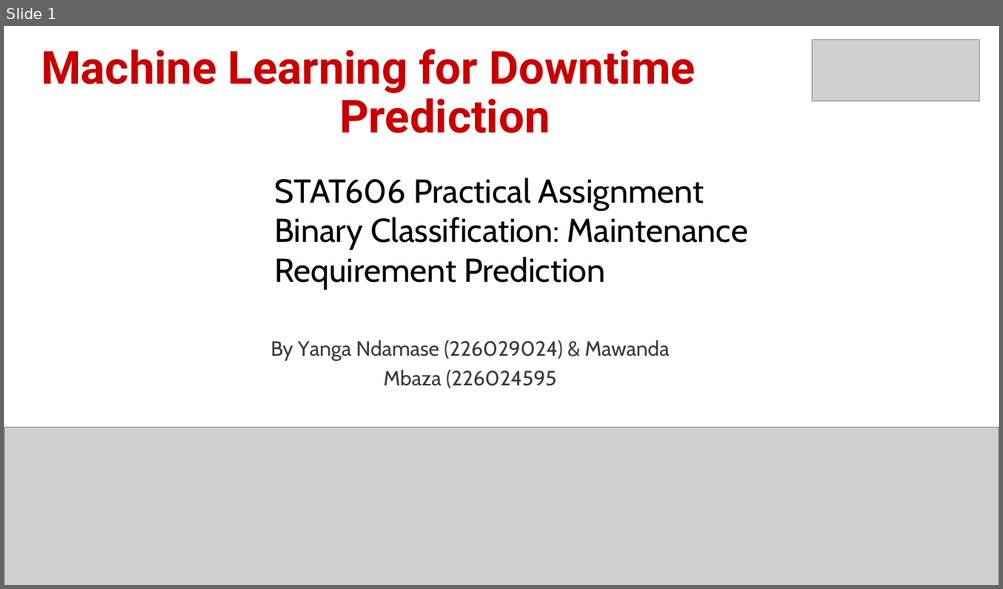
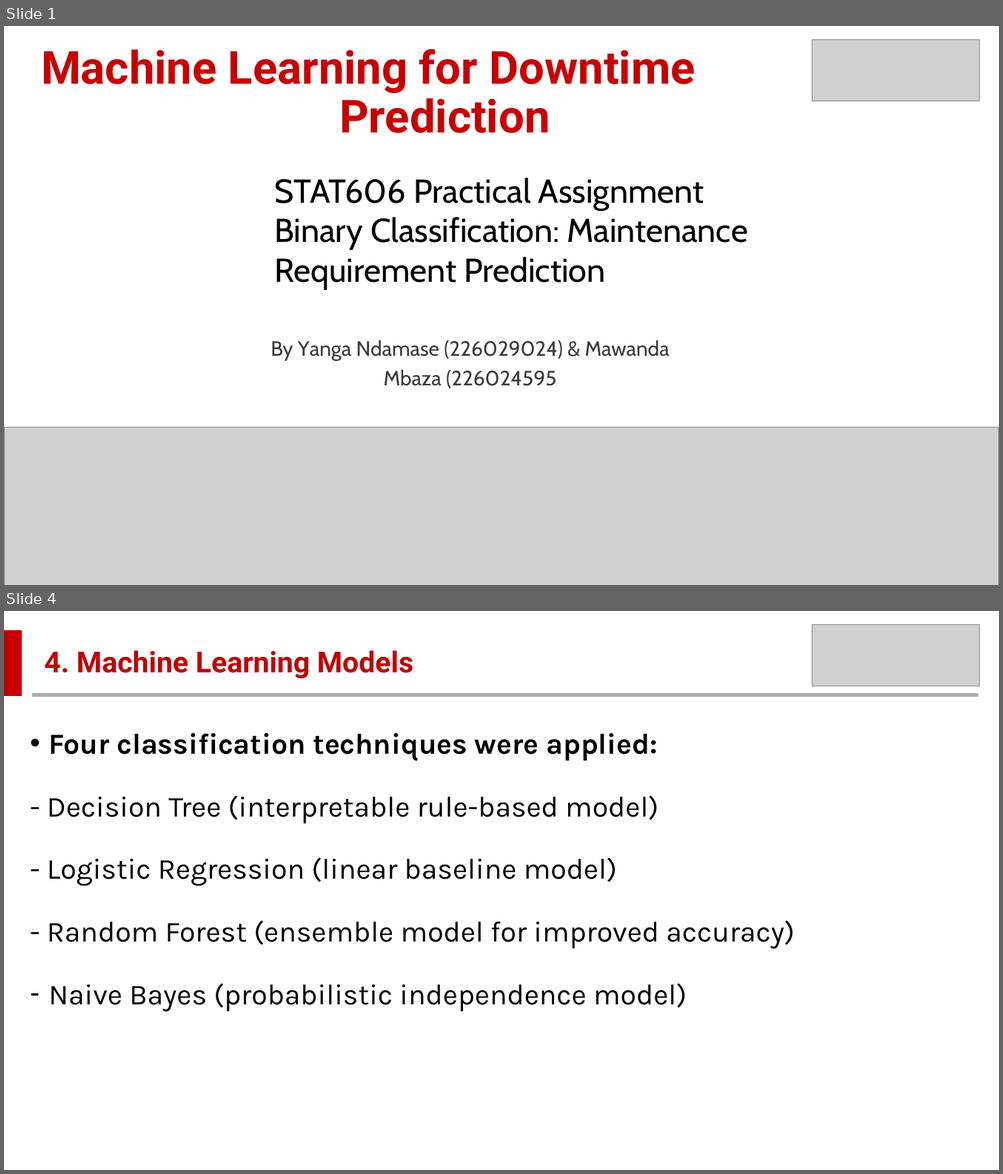
Before and after one commit to MMawande/STAT606-Machine-Learning-Assignment, a slide deck: Binary Classification 606.pptx. Shown one above the other, each under a label of ours: slide 1 before the commit, slides 1 and 4 after it; the slides between them are not shown. The pictures are 1003x589 and 1003x1174 pixels, drawn with LibreOffice and Linux fonts; fonts in the diff are those of the drawing; grey boxes stand for pictures. Boxes give left, top, right and bottom in pixels: in the first picture for what was removed or moved away, otherwise in the second. Text is boxed around its words. In the diff, an @@ line names an element or a change of style, - is before the commit and + after.

Commit message:
trained models and compared them. Now we need to dicsuss and align on the flow of the R code for feature

```diff
--- a/Binary Classification 606.pptx
+++ b/Binary Classification 606.pptx
@@ slide 4 added at (x1=4, y1=611, x2=999, y2=1170), background #FFFFFF @@
@@ rectangle added at (x1=4, y1=631, x2=21, y2=695), fill #C80000, outline #C80000 1.5 pt @@
@@ picture added at (x1=812, y1=625, x2=979, y2=686) @@
@@ text added at (x1=44, y1=650, x2=413, y2=678), 28 pt, text #C00000, bold @@
+4. Machine Learning Models
@@ line added from (32, 695) to (978, 695), #AEAEAE 3 pt @@
@@ text added at (x1=47, y1=733, x2=794, y2=1012), 28 pt, text #000000 @@
+• Four classification techniques were applied:
+- Decision Tree (interpretable rule-based model)
+- Logistic Regression (linear baseline model)
+- Random Forest (ensemble model for improved accuracy)
+– Naive Bayes (probabilistic independence model)
```
Also in this commit, not shown: 3 slides changed, 1 other slide added, 3 other files.
